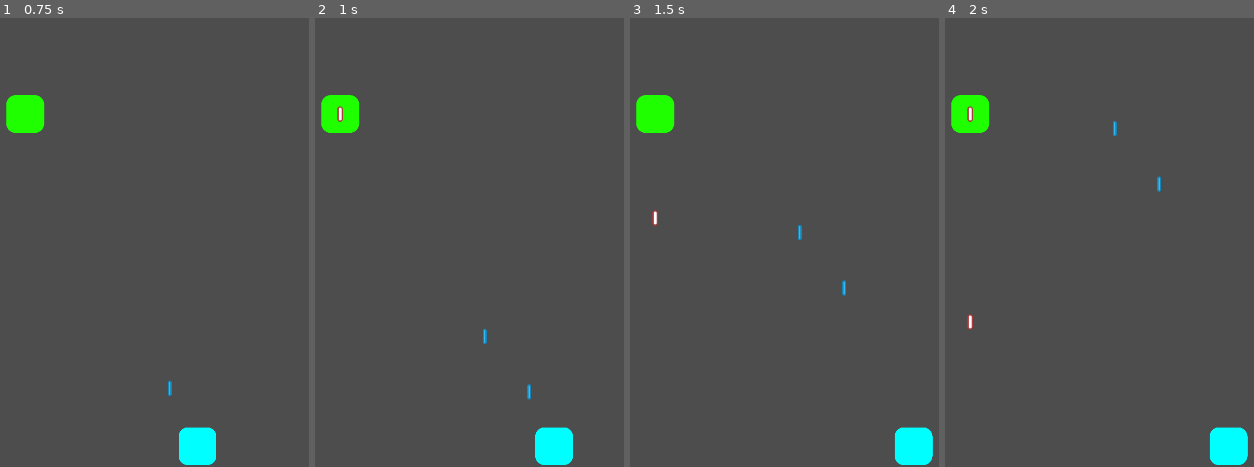
Above: before the commit, frames 1-4 (left to right).
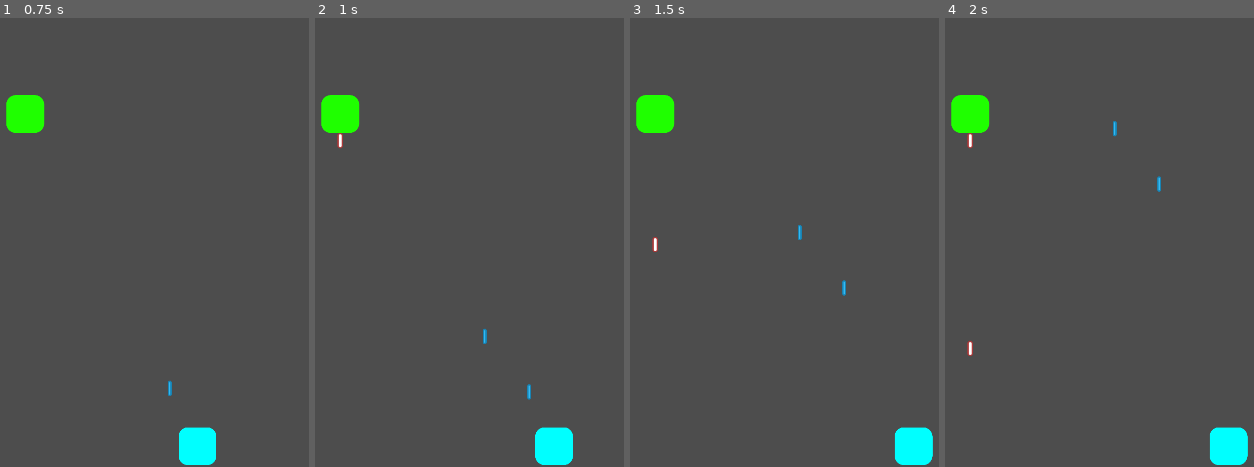
Above: after the commit, the same moments.

Repository: michael-j-coyne/space-defense
Game: Godot game, scene res://scenes/levels/level_1.tscn
Same seed, same stepped clock (60 frames per second), same inputs: the game is played once before the commit and once after it. This scene is started directly instead of the project's main scene.
Inputs (mouse positions are in pixels of both pictures, inside the frame that each line leads up to):
- Up to frame 1 (0.75 s): tap Enter (ui_accept) at 0.5 s; move the mouse to (163, 332) at 0.52 s; hold Right (ui_right) from 0.53 s (still down); hold Shift from 0.53 s (still down); click (163, 332) at 0.67 s
- Up to frame 2 (1 s): keep holding Right (ui_right); keep holding Shift; tap Enter (ui_accept) at 0.77 s
- Up to frame 3 (1.5 s): release Right (ui_right) at 1.25 s; release Shift at 1.25 s; drag from (outside the picture) to (654, 112) at 1.27 s
- Up to frame 4 (2 s): no input

Frame 1 is identical in both runs. In frame 2, 0.1% of the frame differs, in the area x 7-10%, y 19-29%; in frame 3, 0.1%; in frame 4, 0.3%, in the area x 7-10%, y 19-76%.

Commit message:
Move the grunt's gun

Diff:
--- a/scenes/enemies/grunt.tscn
+++ b/scenes/enemies/grunt.tscn
@@ -17,6 +17,7 @@
 texture = ExtResource("3_l53fu")
 
 [node name="GunComponent" parent="." instance=ExtResource("3_bxl82")]
+position = Vector2(2.08165e-12, 130)
 ammo = ExtResource("5_4fkuy")
 projectile_speed = 500.0
 damage = 0.5
